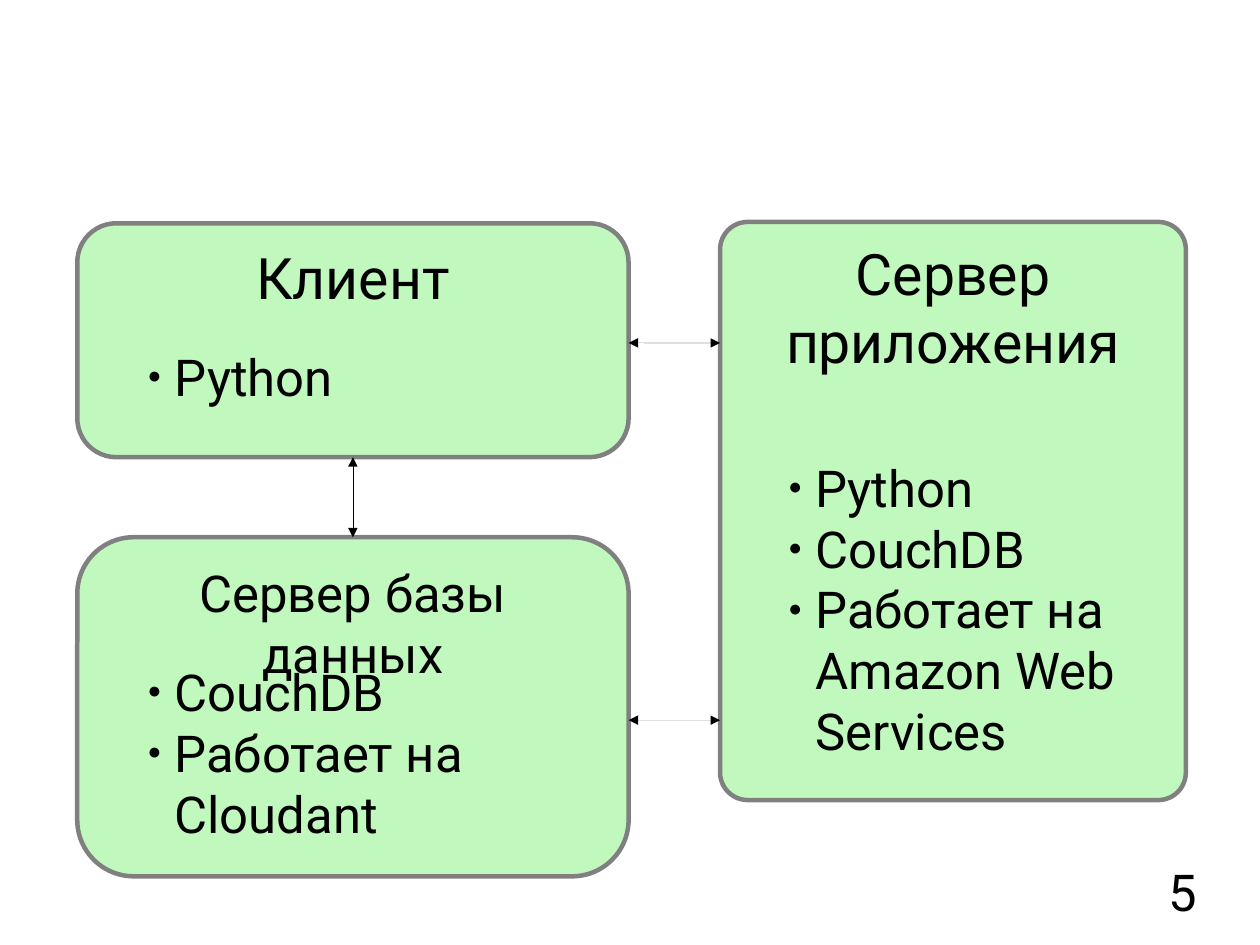
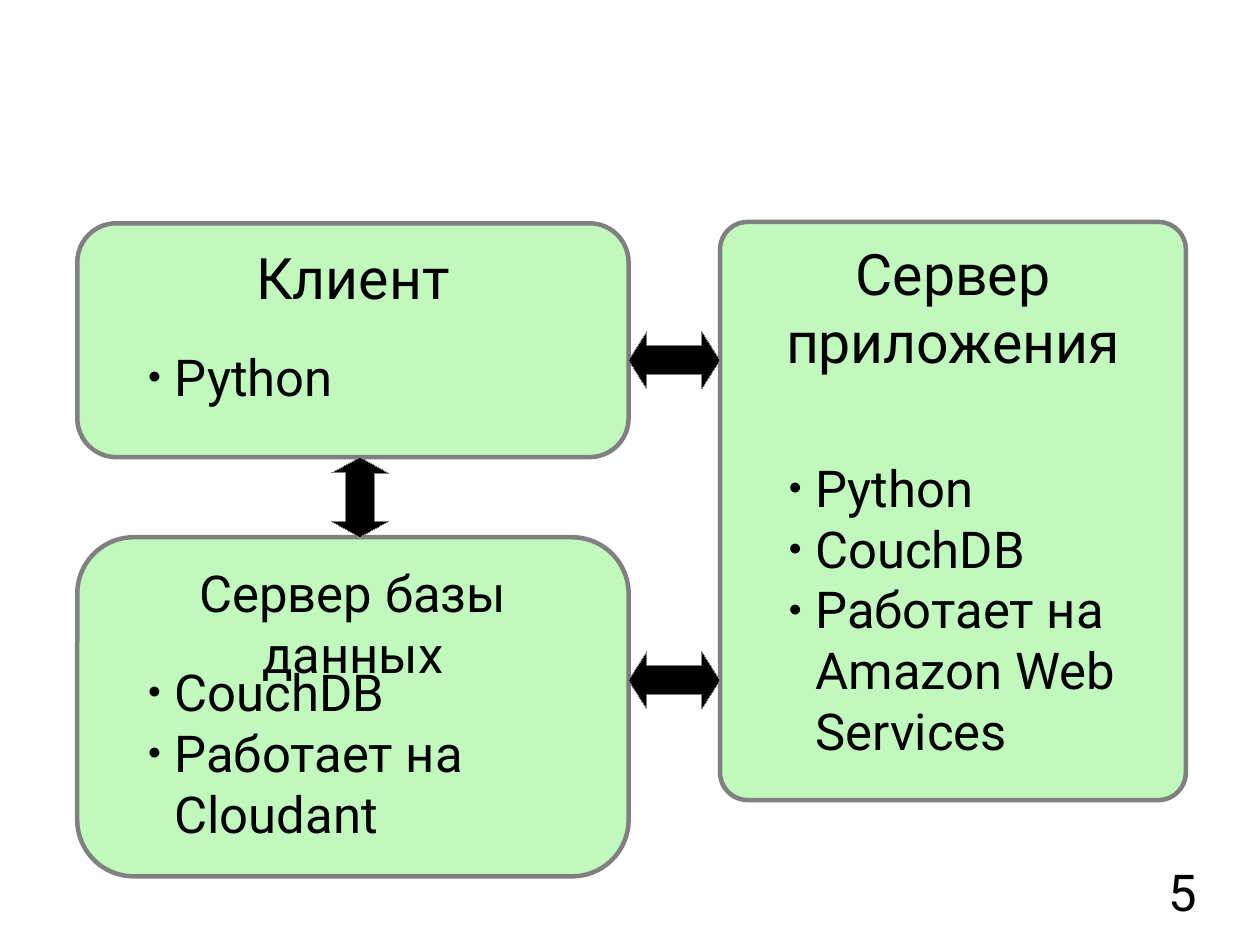
Before and after one commit to mkpankov/adaptor, a slide deck: slide 5 of diploma/defense/keynote.odp. Drawn at 1260x945 pixels with LibreOffice and Linux fonts; fonts in the diff are those of the drawing; background and template pictures are left out. Boxes give left, top, right and bottom in pixels: in the first picture for what was removed or moved away, otherwise in the second. Text is boxed around its words. In the diff, an @@ line names an element or a change of style, - is before the commit and + after.

Commit message:
Minor edits.

```diff
--- a/diploma/defense/keynote.odp
+++ b/diploma/defense/keynote.odp
@@ double arrow removed from (629, 343) to (720, 343) @@
@@ left right arrow added at box(629, 332, 720, 389), fill #000000, outline #808080 0 pt @@
@@ left right arrow added at box(331, 457, 389, 537), fill #000000, outline #808080 0 pt @@
@@ elbow double arrow removed from (353, 537) to (353, 457) @@
@@ left right arrow added at box(629, 652, 720, 709), fill #000000, outline #808080 0 pt @@
@@ double arrow removed from (629, 720) to (720, 720) @@
```
